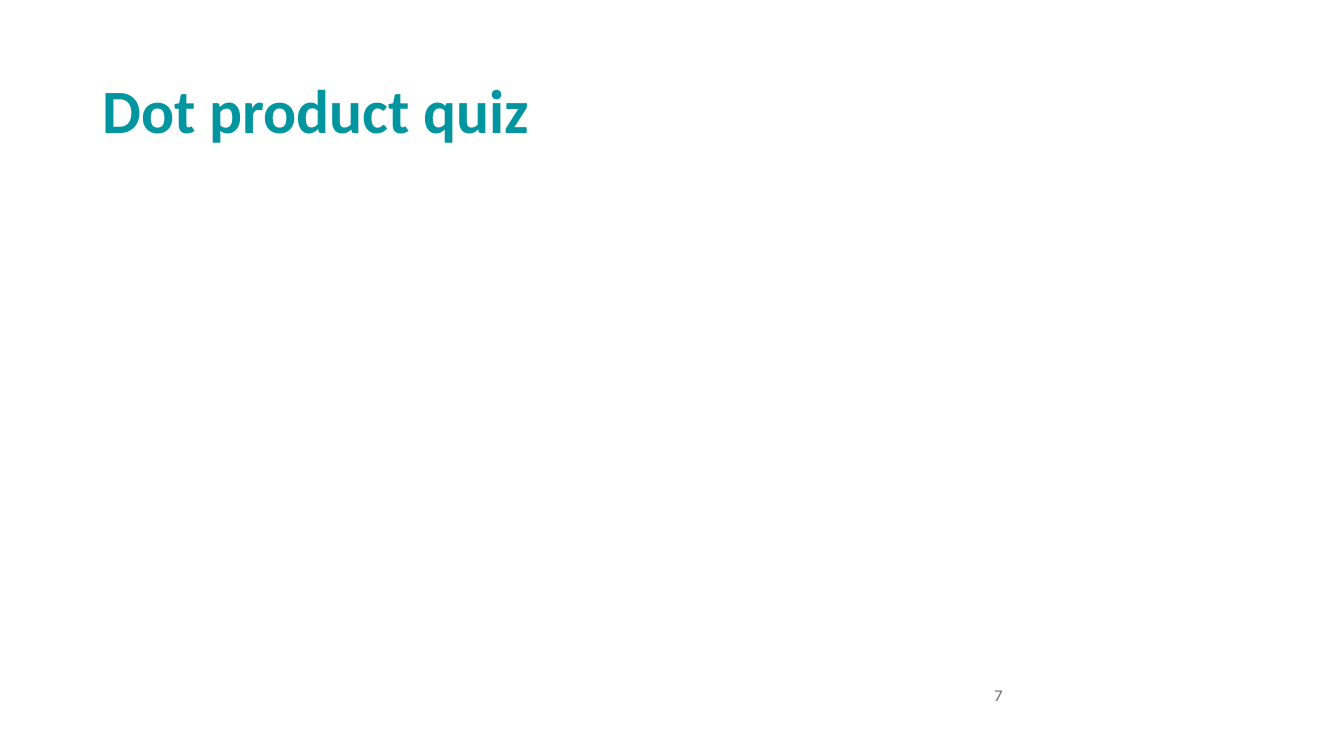
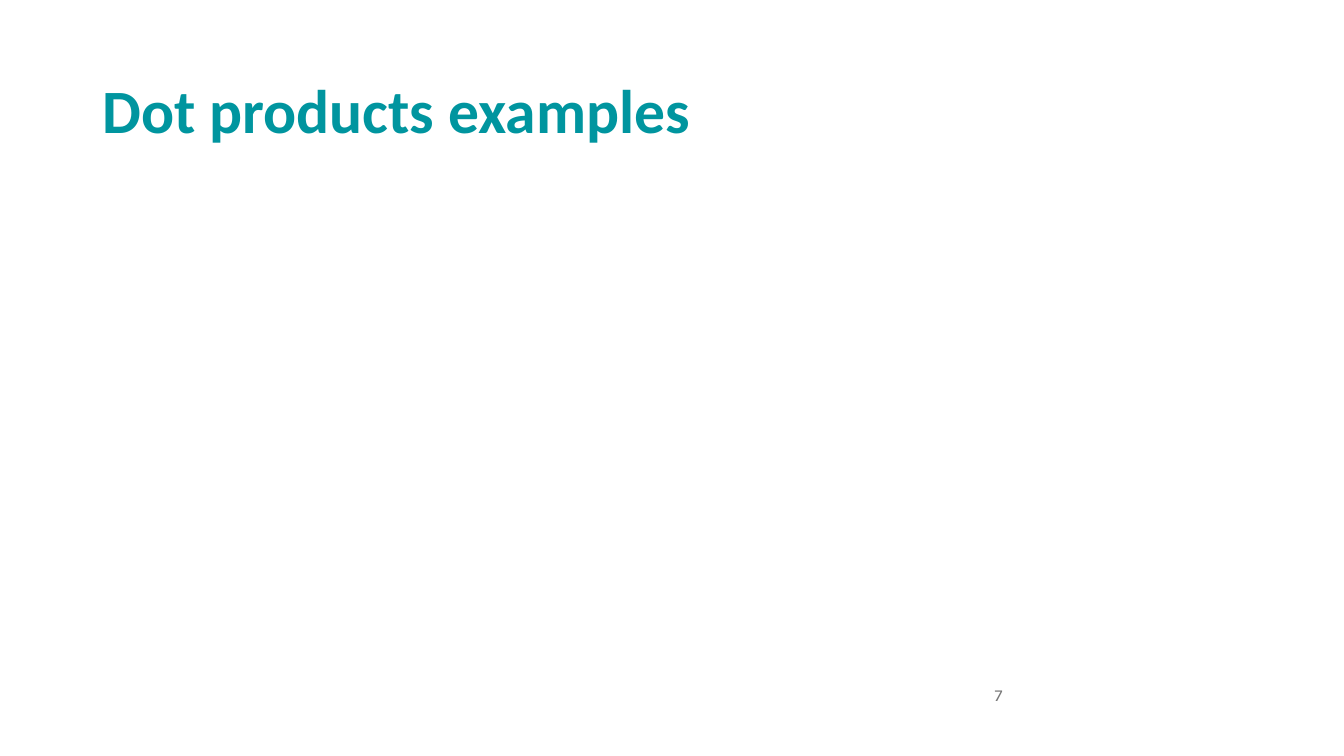
Before and after one commit to andrewcparnell/STAT41130, a slide deck: slide 7 of slides/day 1/D1C2_LR_introANNs.pptx. Drawn at 1344x756 pixels with LibreOffice and Linux fonts; fonts in the diff are those of the drawing; grey boxes stand for pictures; background and template pictures are left out. Boxes give left, top, right and bottom in pixels: in the first picture for what was removed or moved away, otherwise in the second. Text is boxed around its words. In the diff, an @@ line names an element or a change of style, - is before the commit and + after.

```diff
--- a/slides/day 1/D1C2_LR_introANNs.pptx
+++ b/slides/day 1/D1C2_LR_introANNs.pptx
@@ title at (102,89,689,143): text changed @@
-Dot product quiz
+Dot products examples
```
Also in this commit, not shown: 3 other slides changed, 5 other files.
